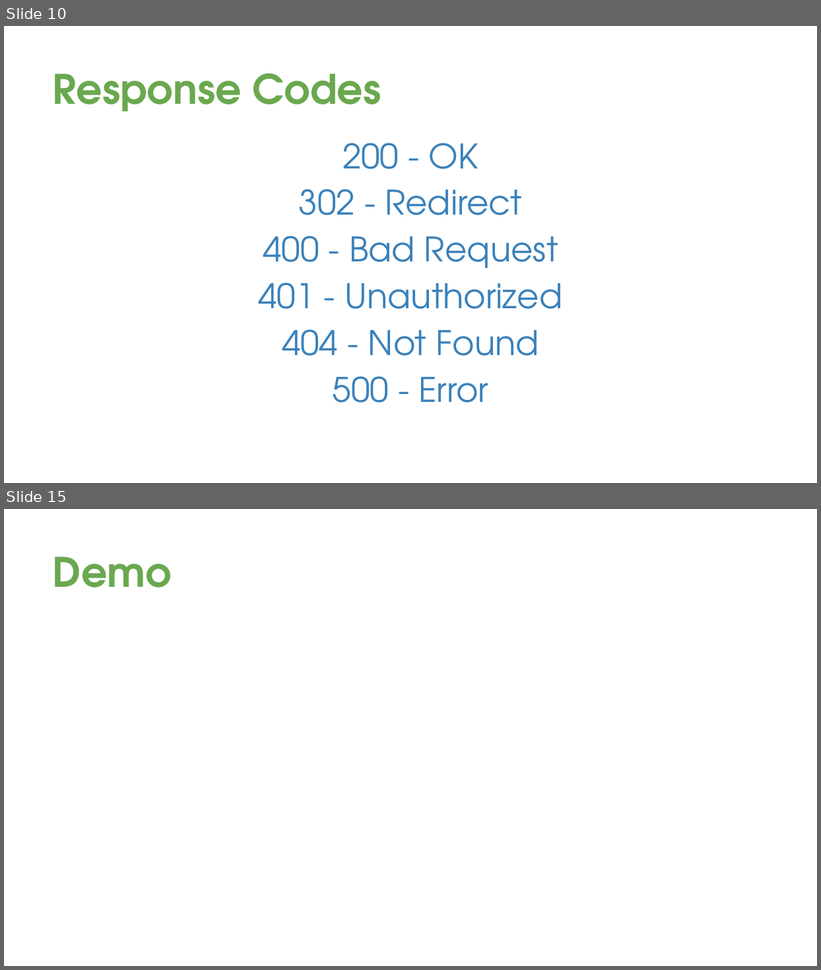
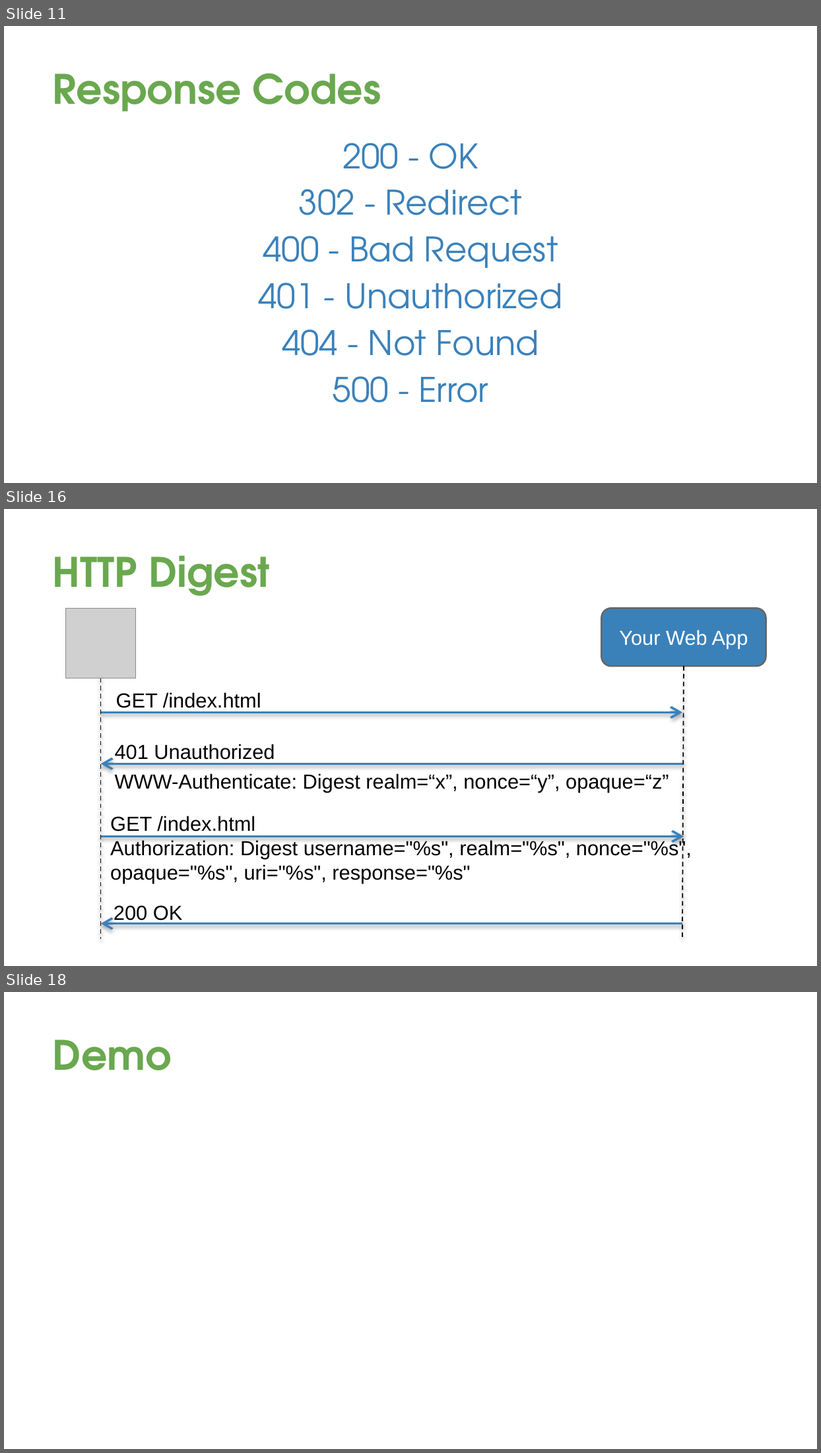
Before and after one commit to davetrux/gdgmidevfest-2017, a slide deck: MobileAuthWebWorld.pptx. Shown one above the other, each under a label of ours: slides 10 and 15 before the commit, slides 11, 16 and 18 after it; the slides between them are not shown. The pictures are 821x970 and 821x1453 pixels, drawn with LibreOffice and Linux fonts; fonts in the diff are those of the drawing; grey boxes stand for pictures; background and template pictures are left out. Boxes give left, top, right and bottom in pixels: in the first picture for what was removed or moved away, otherwise in the second. Text is boxed around its words. In the diff, an @@ line names an element or a change of style, - is before the commit and + after.

```diff
--- a/MobileAuthWebWorld.pptx
+++ b/MobileAuthWebWorld.pptx
@@ slide 16 added at box(4, 509, 817, 966), background picture (left out) @@
@@ title added at box(53, 555, 270, 596), 36 pt, text #6AA84F, bold @@
+HTTP Digest
@@ picture added at box(66, 608, 136, 678) @@
@@ rounded rectangle added at box(602, 608, 766, 666), fill #3A81BA, outline #666666 1.5 pt, 18 pt, text #FFFFFF @@
+Your Web App
@@ line added from (684, 666) to (682, 939), #000000 1 pt dashed @@
@@ line added from (101, 678) to (101, 939), #000000 1 pt dashed @@
@@ text added at box(116, 692, 261, 708), 18 pt, text #000000 @@
+GET /index.html
@@ arrow added from (101, 712) to (682, 712), #3A81BA 2 pt @@
@@ text added at box(115, 744, 669, 792), 18 pt, text #000000 @@
+401 Unauthorized
+WWW-Authenticate: Digest realm=“x”, nonce=“y”, opaque=“z”
@@ arrow added from (682, 764) to (101, 764), #3A81BA 2 pt @@
@@ text added at box(110, 816, 692, 883), 18 pt, text #000000 @@
+GET /index.html
+Authorization: Digest username="%s", realm="%s", nonce="%s", opaque="%s", uri="%s", response="%s"
@@ arrow added from (101, 836) to (684, 836), #3A81BA 2 pt @@
@@ arrow added from (682, 923) to (101, 923), #3A81BA 2 pt @@
@@ text added at box(114, 906, 182, 923), 18 pt, text #000000 @@
+200 OK
@@ what was slide 10 is now slide 11 @@
@@ what was slide 15 is now slide 18 @@
```
Also in this commit, not shown: 12 slides changed, 4 other slides added, 1 slide removed.
